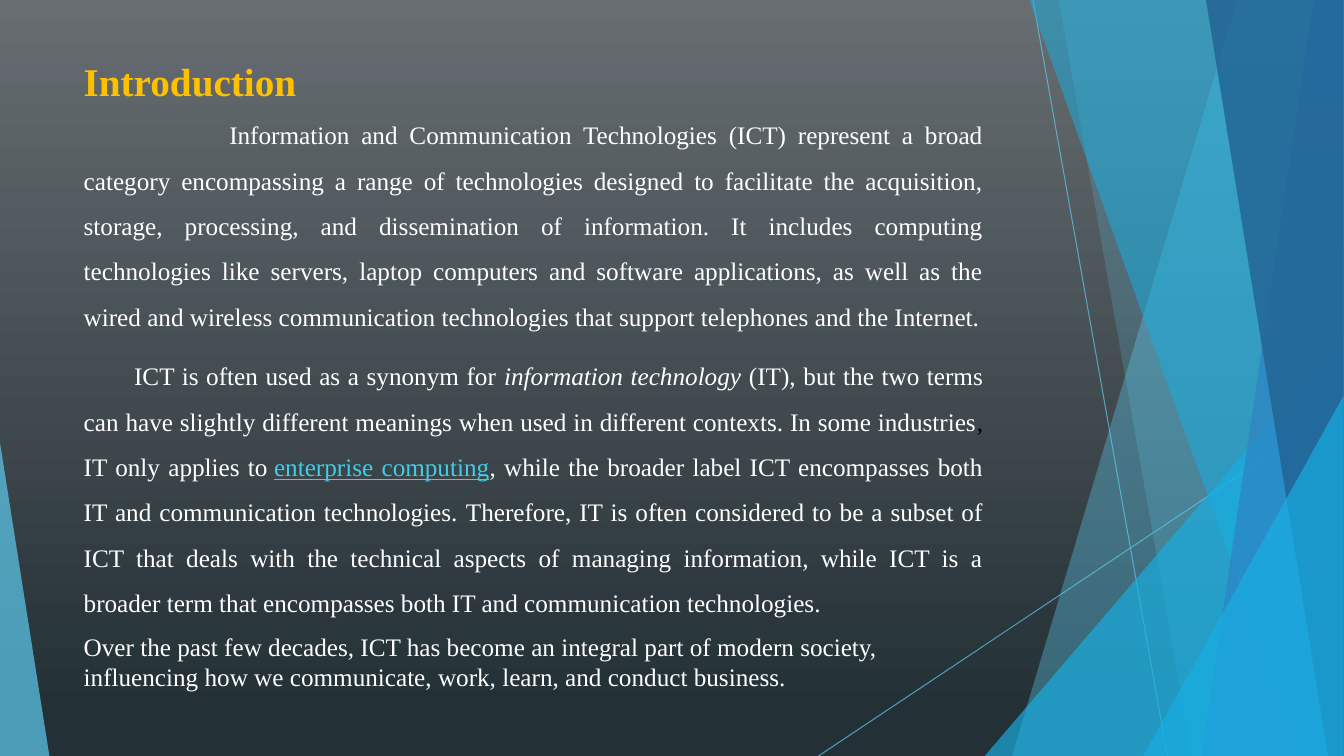
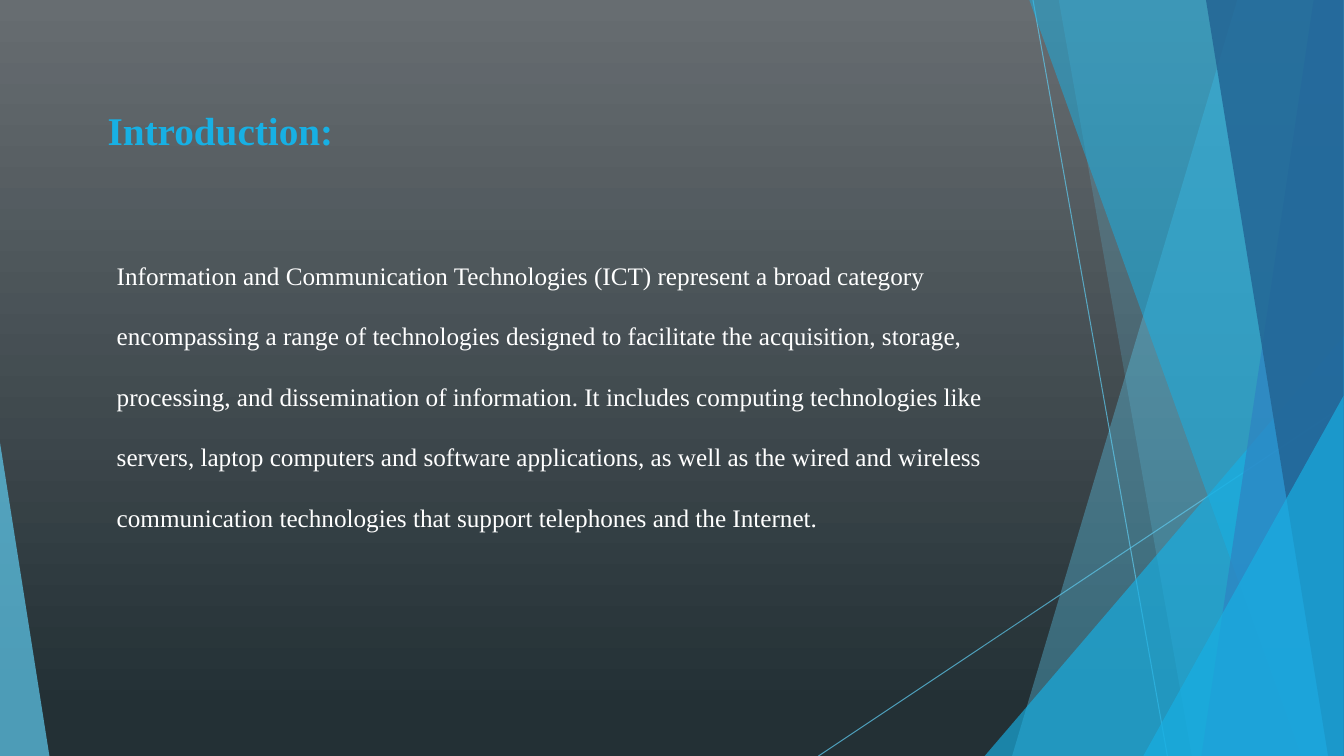
Before and after one commit to kamiri-lilia/projet-final, a slide deck: slide 3 of TIC_PP.pptx. Drawn at 1344x756 pixels with LibreOffice and Linux fonts; fonts in the diff are those of the drawing. Boxes give left, top, right and bottom in pixels: in the first picture for what was removed or moved away, otherwise in the second. Text is boxed around its words. In the diff, an @@ line names an element or a change of style, - is before the commit and + after.

```diff
--- a/TIC_PP.pptx
+++ b/TIC_PP.pptx
@@ text at [84,69,296,97]: paragraph removed @@
-Introduction
@@ text added at [108,118,334,146], 28 pt, text #17B0E4, bold @@
+Introduction:
@@ text "Information and Communication Technologies (ICT) ...": place and size @@
-text "Information and Communication Technologies (ICT) ..." at [84,69,983,692]
+text "Information and Communication Technologies (ICT) ..." at [117,267,982,533]
@@ text "Information and Communication Technologies (ICT) ..." at [117,267,982,533]: alignment justified to left; indent changed; line spacing 1.5 to 2; less space between paragraphs @@
@@ text at [84,367,983,692]: paragraphs removed @@
-ICT is often used as a synonym for information technology (IT), but the two terms can have slightly different meanings when used in different contexts. In some industries, IT only applies to enterprise computing, while the broader label ICT encompasses both IT and communication technologies. Therefore, IT is often considered to be a subset of ICT that deals with the technical aspects of managing information, while ICT is a broader term that encompasses both IT and communication technologies.
-Over the past few decades, ICT has become an integral part of modern society, influencing how we communicate, work, learn, and conduct business.
```
Also in this commit, not shown: 15 other slides changed, 2 slides added, 4 slides removed.
